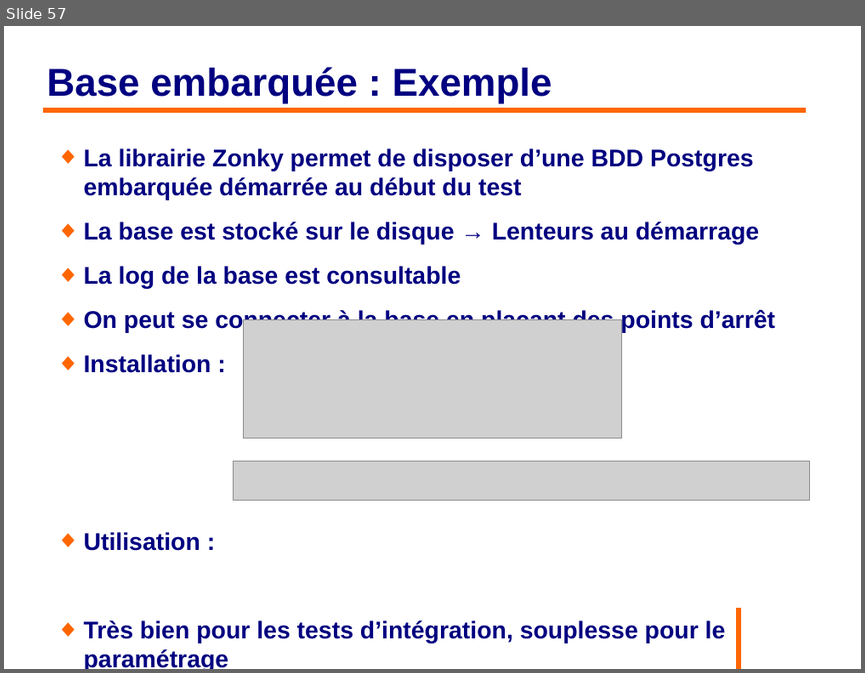
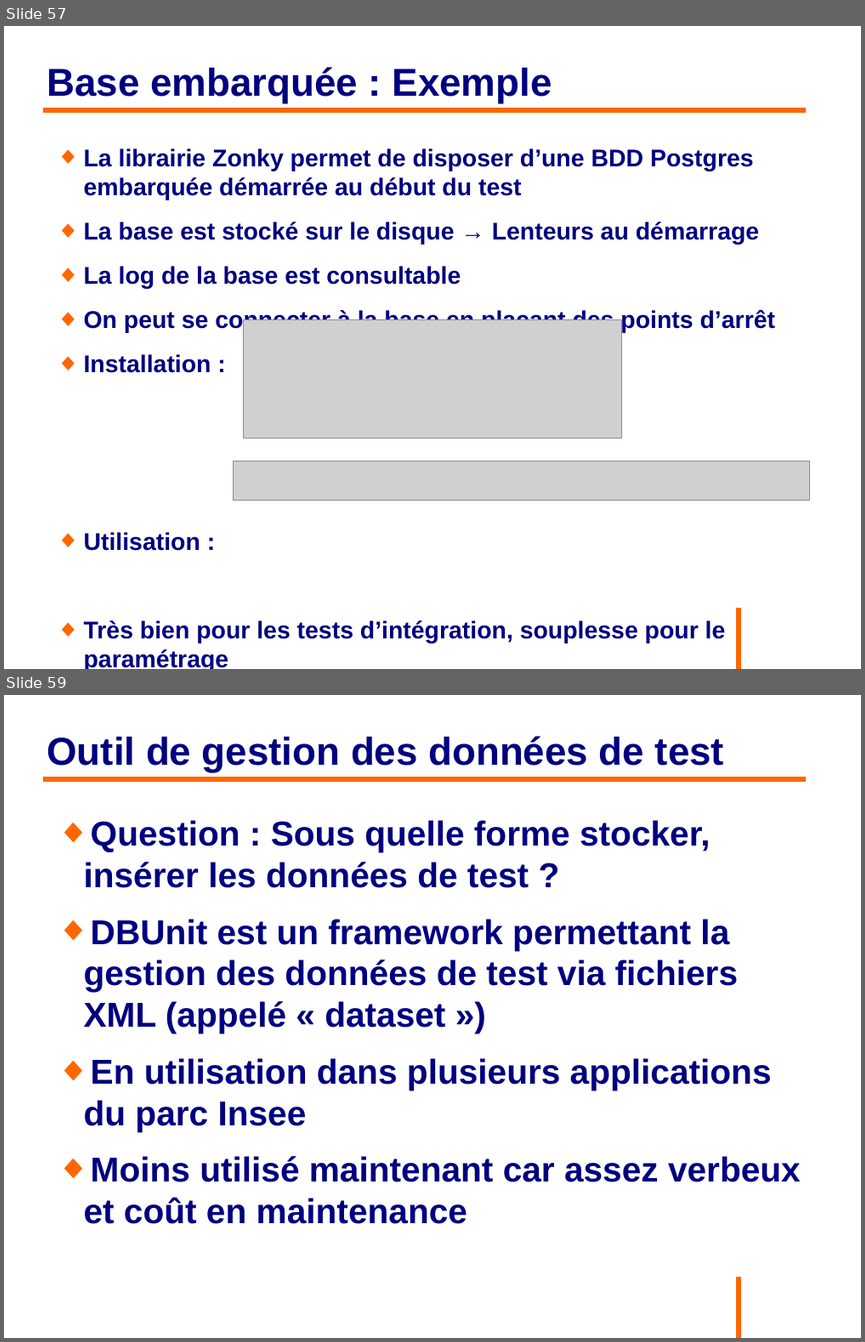
Before and after one commit to philphils/tests-unitaires-et-moins-unitaires, a slide deck: tests-unitaires-cours/nouveauDiapo/diapo_tests_unitaires.odp. Shown one above the other, each under a label of ours: slide 57 before the commit, slides 57 and 59 after it; the slides between them are not shown. The pictures are 865x673 and 865x1342 pixels, drawn with LibreOffice and Linux fonts; fonts in the diff are those of the drawing; grey boxes stand for pictures; background and template pictures are left out. Boxes give left, top, right and bottom in pixels: in the first picture for what was removed or moved away, otherwise in the second. Text is boxed around its words. In the diff, an @@ line names an element or a change of style, - is before the commit and + after.

Commit message:
Diapo partie dbunit

```diff
--- a/tests-unitaires-cours/nouveauDiapo/diapo_tests_unitaires.odp
+++ b/tests-unitaires-cours/nouveauDiapo/diapo_tests_unitaires.odp
@@ slide 59 added at box(4, 695, 861, 1338), background #FFFFFF; not listed: 1 template element that a slide beside it also shows @@
@@ title added at box(46, 736, 724, 772), 36 pt, text #000080, bold @@
+Outil de gestion des données de test
@@ line added from (43, 779) to (806, 779), #FF6600 4.54 pt @@
@@ text added at box(84, 820, 800, 1224), 32 pt, text #000080, bold @@
+◆ Question : Sous quelle forme stocker, insérer les données de test ?
+◆ DBUnit est un framework permettant la gestion des données de test via fichiers XML (appelé « dataset »)
+◆ En utilisation dans plusieurs applications du parc Insee
+◆ Moins utilisé maintenant car assez verbeux et coût en maintenance
```
Also in this commit, not shown: 5 slides changed, 4 other slides added.
